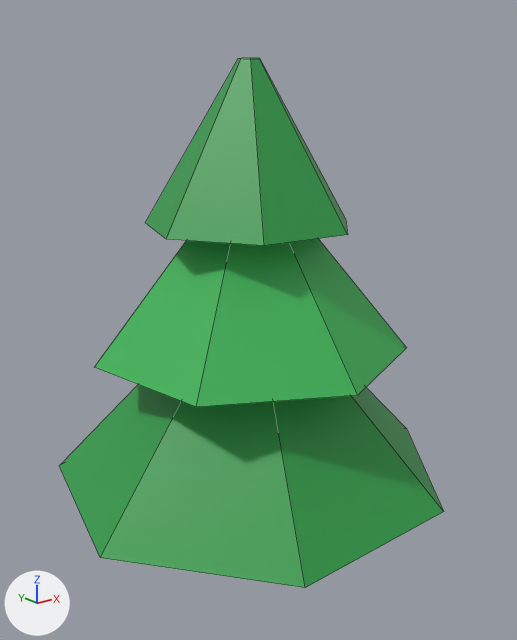
What one commit did to the Blender file assets/models/tree_pine.blend.
Both versions are drawn from a camera (50 mm lens) standing at (-6.19, -7.93, 7.23) and looking at (0.18, 0.03, 4.05). Lighting does not change. The marker at lower left points along +X, +Y and +Z. The older version comes first. Mesh edges are drawn as thin lines.
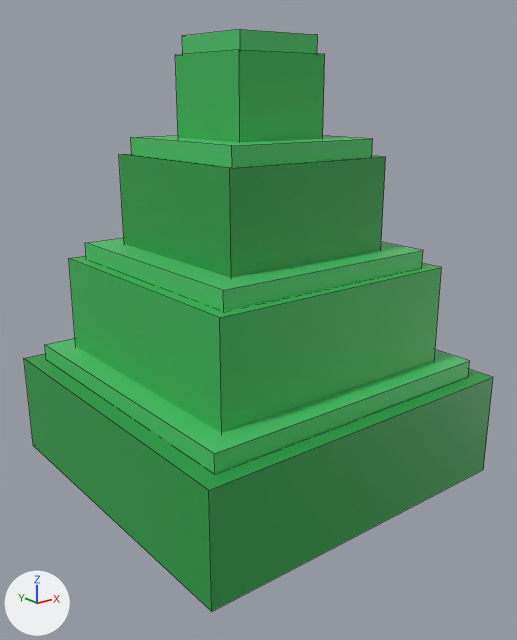
What differs and where, as boxes (x1, y1, x2, y2) in the pictures (517 x 640 px):
'Cone', deleted (green)
    before: (59, 384, 444, 588)
'Cube.001', added (green)
    after: (24, 354, 493, 611)
'Cube.003', added (green)
    after: (69, 256, 442, 433)
'Cone.001', deleted (green)
    before: (95, 239, 407, 407)
'Cube.005', added (green)
    after: (119, 154, 386, 278)
'Cone.002', deleted (green)
    before: (146, 58, 348, 246)
'Cube.002', added (green)
    after: (45, 338, 469, 473)
'Cube.007', added (green)
    after: (175, 50, 325, 142)
'Cube.004', added (green)
    after: (85, 238, 423, 311)
'Cube.006', added (green)
    after: (131, 135, 373, 167)
'Cube.008', added (green)
    after: (182, 29, 318, 54)

The change, as a diff of the scene's bpy script:
```diff
--- a/assets/models/tree_pine.blend.py
+++ b/assets/models/tree_pine.blend.py
@@ ob_cone @@
-ob_cone = bpy.data.objects.new('Cone', me_cone)
@@ ob_cone_001 @@
-ob_cone_001 = bpy.data.objects.new('Cone.001', me_cone_001)
@@ ob_cone_002 @@
-ob_cone_002 = bpy.data.objects.new('Cone.002', me_cone_002)
@@ ob_cube_008 @@
+ob_cube_008 = bpy.data.objects.new('Cube.008', me_cube_008)  # a box spanning x -0.63..0.63, y -0.63..0.63, z 7.735..7.985; in mat_4cc46a (green #4cc46a)
+ob_cube_008.location = (0.0, 0.0, 0.0)
@@ ob_cube_007 @@
+ob_cube_007 = bpy.data.objects.new('Cube.007', me_cube_007)  # a box spanning x -0.7..0.7, y -0.7..0.7, z 6.25..7.75; in mat_3ab456 (green #3ab456)
+ob_cube_007.location = (0.0, 0.0, 0.0)
@@ ob_cube_006 @@
+ob_cube_006 = bpy.data.objects.new('Cube.006', me_cube_006)  # a box spanning x -1.17..1.17, y -1.17..1.17, z 6.44..6.68; in mat_4cc46a (green #4cc46a)
+ob_cube_006.location = (0.0, 0.0, 0.0)
@@ ob_cube_005 @@
+ob_cube_005 = bpy.data.objects.new('Cube.005', me_cube_005)  # a box spanning x -1.3..1.3, y -1.3..1.3, z 4.95..6.45; in mat_2f9e4a (green #2f9e4a)
+ob_cube_005.location = (0.0, 0.0, 0.0)
@@ ob_cube_004 @@
+ob_cube_004 = bpy.data.objects.new('Cube.004', me_cube_004)  # a box spanning x -1.71..1.71, y -1.71..1.71, z 4.94..5.18; in mat_4cc46a (green #4cc46a)
+ob_cube_004.location = (0.0, 0.0, 0.0)
@@ ob_cube_003 @@
+ob_cube_003 = bpy.data.objects.new('Cube.003', me_cube_003)  # a box spanning x -1.9..1.9, y -1.9..1.9, z 3.45..4.95; in mat_3ab456 (green #3ab456)
+ob_cube_003.location = (0.0, 0.0, 0.0)
@@ ob_cube_002 @@
+ob_cube_002 = bpy.data.objects.new('Cube.002', me_cube_002)  # a box spanning x -2.25..2.25, y -2.25..2.25, z 3.34..3.58; in mat_4cc46a (green #4cc46a)
+ob_cube_002.location = (0.0, 0.0, 0.0)
@@ ob_cube_001 @@
+ob_cube_001 = bpy.data.objects.new('Cube.001', me_cube_001)  # a box spanning x -2.5..2.5, y -2.5..2.5, z 1.85..3.35; in mat_2f9e4a (green #2f9e4a)
+ob_cube_001.location = (0.0, 0.0, 0.0)
```
